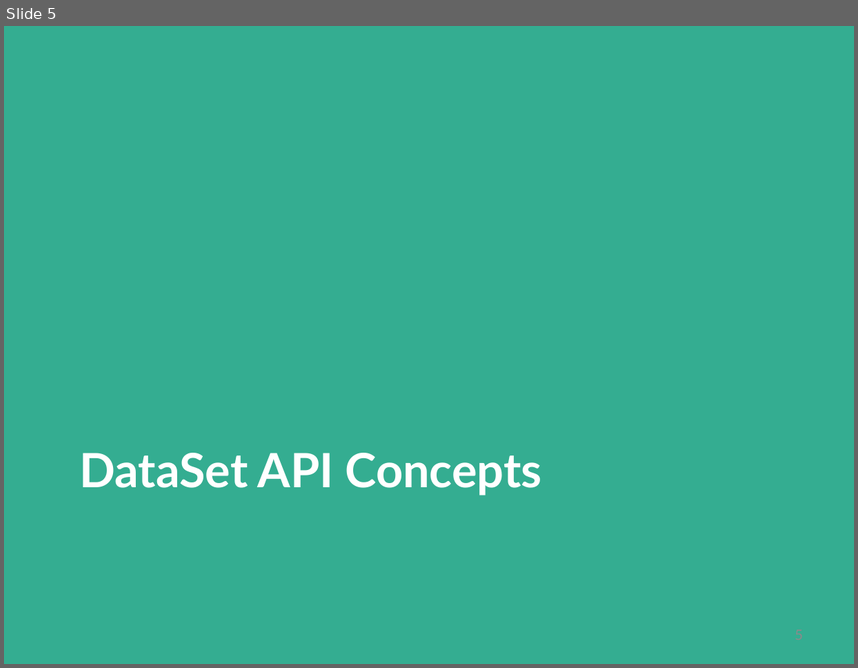
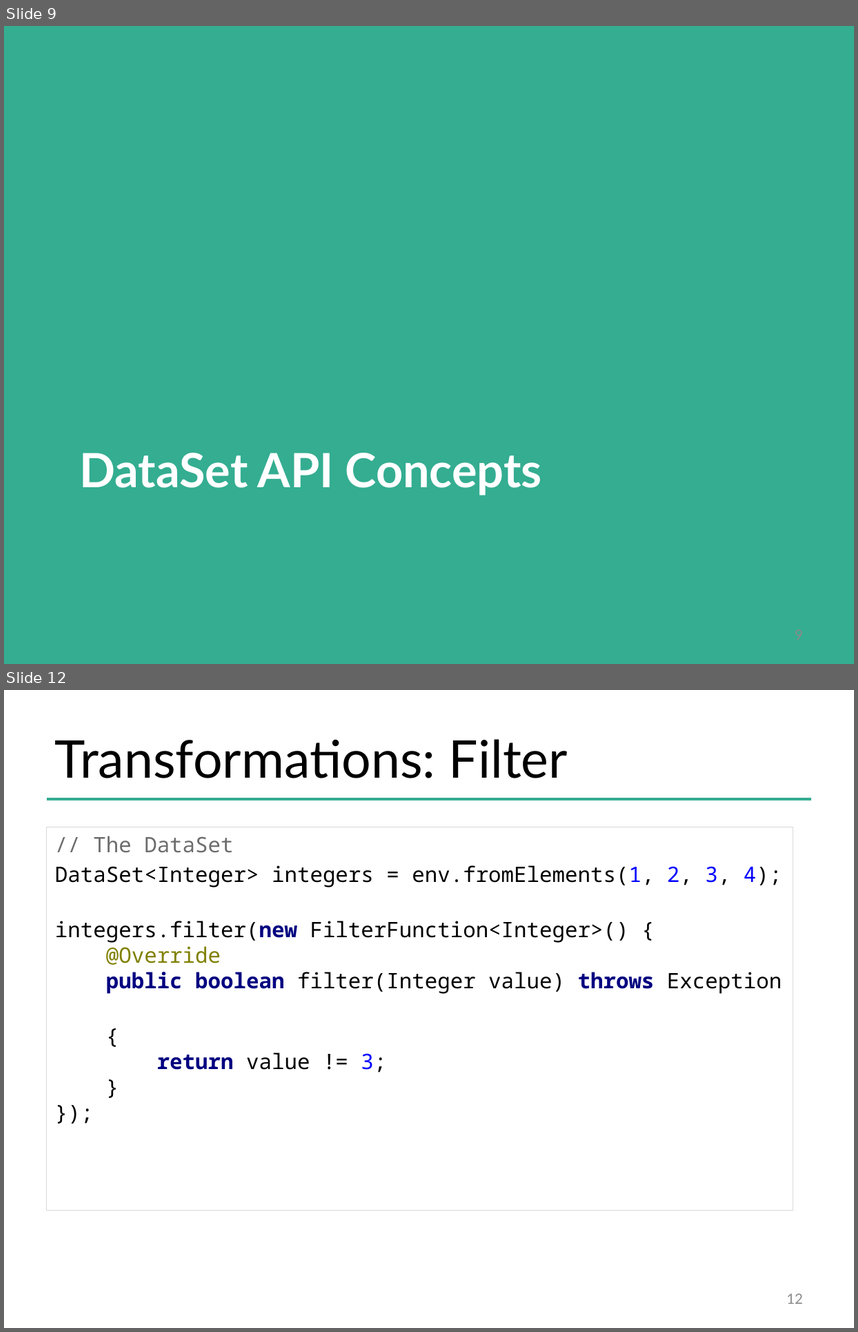
Before and after one commit to dataArtisans/flink-training-web, a slide deck: slides/flink_batch_basics.pptx. Shown one above the other, each under a label of ours: slide 5 before the commit, slides 9 and 12 after it; the slides between them are not shown. The pictures are 858x668 and 858x1332 pixels, drawn with LibreOffice and Linux fonts; fonts in the diff are those of the drawing; background and template pictures are left out. Boxes give left, top, right and bottom in pixels: in the first picture for what was removed or moved away, otherwise in the second. Text is boxed around its words. In the diff, an @@ line names an element or a change of style, - is before the commit and + after.

```diff
--- a/slides/flink_batch_basics.pptx
+++ b/slides/flink_batch_basics.pptx
@@ slide 12 added at (4, 690, 854, 1328), background #FFFFFF @@
@@ title added at (55, 739, 568, 778), 44 pt, text #000000 @@
+Transformations: Filter
@@ line added from (47, 799) to (811, 799), #34AD91 2 pt @@
@@ text added at (47, 827, 793, 1210), outline #D9D9D9 0.75 pt, 18 pt, text #000000 @@
+// The DataSet
+DataSet<Integer> integers = env.fromElements(1, 2, 3, 4);
+integers.filter(new FilterFunction<Integer>() {
+@Override
+public boolean filter(Integer value) throws Exception
+{
+return value != 3;
+}
+});
@@ page number added at (786, 1293, 803, 1303), 12 pt, text #8C8C8C @@
+12
@@ what was slide 5 is now slide 9 @@
```
Also in this commit, not shown: 6 slides changed, 15 other slides added.
